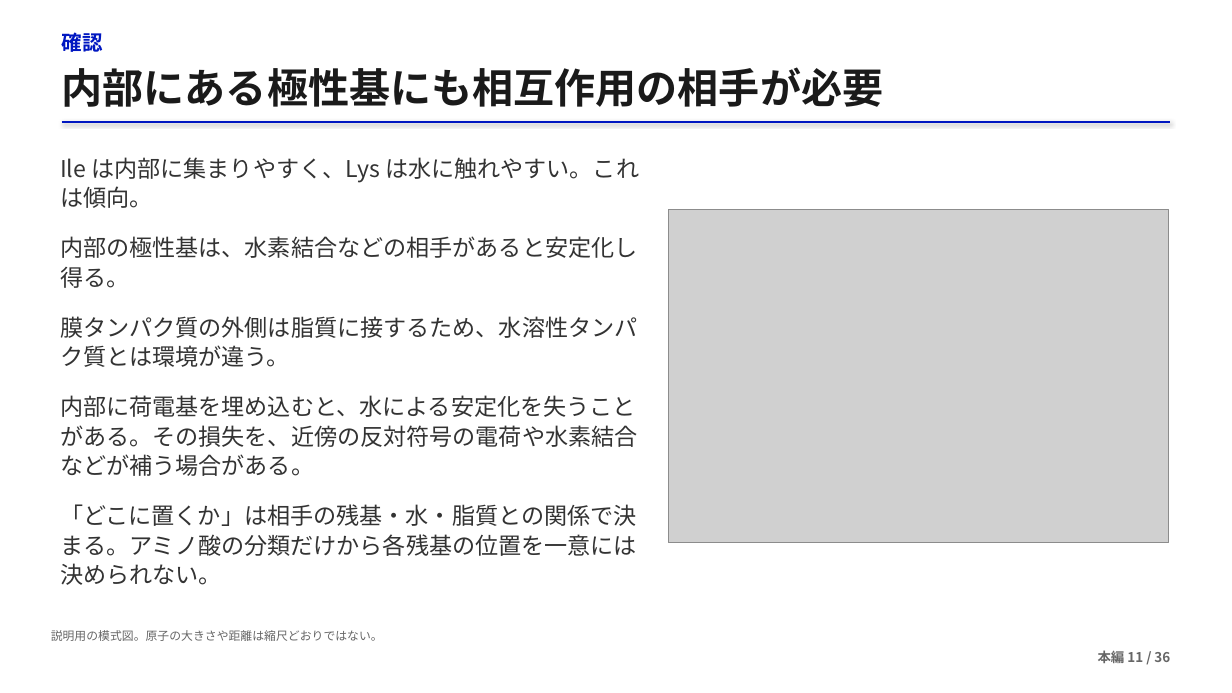
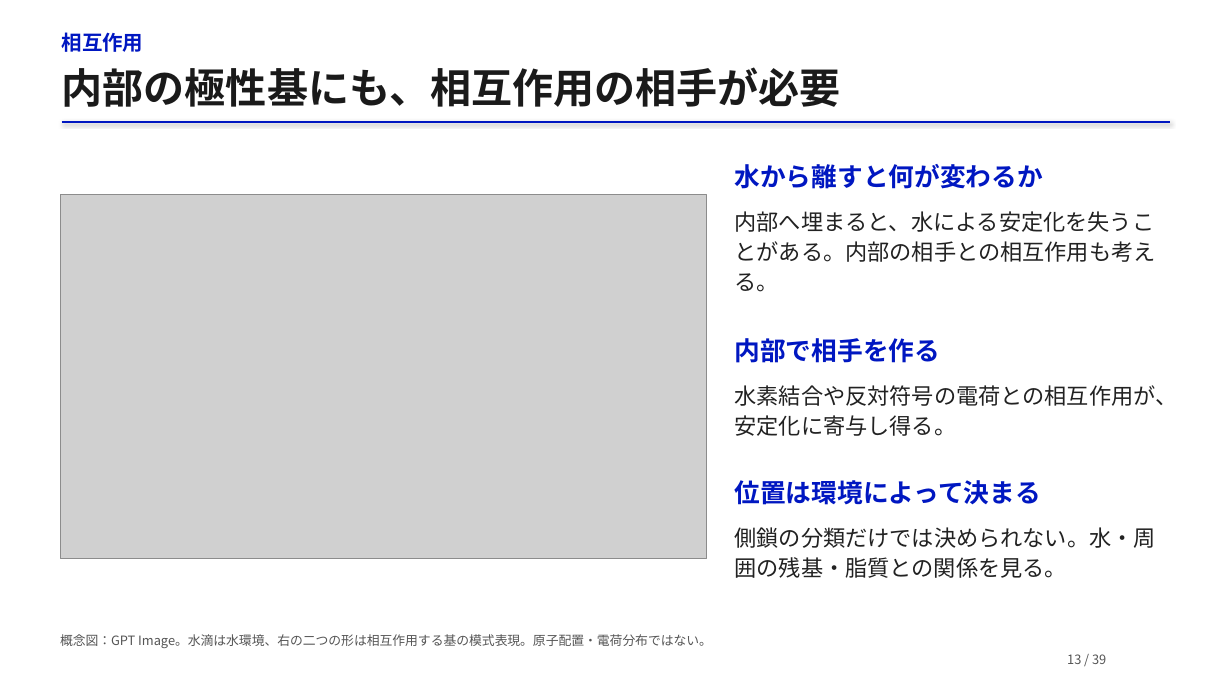
Before and after one commit to matsunagalab/lecture_bioinfo, a slide deck: slide 13 of 03_タンパク質構造の基礎/03_タンパク質構造の基礎.pptx (slide 11 before the commit). Drawn at 1232x693 pixels with LibreOffice and Linux fonts; fonts in the diff are those of the drawing; grey boxes stand for pictures. Boxes give left, top, right and bottom in pixels: in the first picture for what was removed or moved away, otherwise in the second. Text is boxed around its words. In the diff, an @@ line names an element or a change of style, - is before the commit and + after.

```diff
--- a/03_タンパク質構造の基礎/03_タンパク質構造の基礎.pptx
+++ b/03_タンパク質構造の基礎/03_タンパク質構造の基礎.pptx
@@ text at (62, 32, 144, 52): text changed @@
-確認
+相互作用
@@ text at (62, 67, 841, 107): text changed @@
-内部にある極性基にも相互作用の相手が必要
+内部の極性基にも、相互作用の相手が必要
@@ text removed at (60, 157, 639, 208) @@
-Ile は内部に集まりやすく、Lys は水に触れやすい。これは傾向。
@@ text at (735, 164, 1043, 189): text changed; size 18 to 20 pt; text colour #333333 to #0017C1; bold on @@
-内部の極性基は、水素結合などの相手があると安定化し得る。
+水から離すと何が変わるか
@@ picture added at (60, 195, 707, 559) @@
@@ picture removed at (668, 209, 1169, 543) @@
@@ text at (735, 211, 1156, 292): text changed; size 18 to 17.3 pt; text colour #333333 to #222222 @@
-膜タンパク質の外側は脂質に接するため、水溶性タンパク質とは環境が違う。
+内部へ埋まると、水による安定化を失うことがある。内部の相手との相互作用も考える。
@@ text at (735, 338, 941, 363): text changed; size 18 to 20 pt; text colour #333333 to #0017C1; bold on @@
-内部に荷電基を埋め込むと、水による安定化を失うことがある。その損失を、近傍の反対符号の電荷や水素結合などが補う場合がある。
+内部で相手を作る
@@ text at (735, 385, 1178, 436): text changed; size 18 to 17.3 pt; text colour #333333 to #222222 @@
-「どこに置くか」は相手の残基・水・脂質との関係で決まる。アミノ酸の分類だけから各残基の位置を一意には決められない。
+水素結合や反対符号の電荷との相互作用が、安定化に寄与し得る。
@@ text added at (735, 480, 1041, 505), 20 pt, text #0017C1, bold @@
+位置は環境によって決まる
@@ text added at (735, 527, 1156, 578), 17.3 pt, text #222222 @@
+側鎖の分類だけでは決められない。水・周囲の残基・脂質との関係を見る。
@@ text at (60, 634, 712, 648): text changed; size 9.2 to 10 pt; text colour #666666 to #555555 @@
-説明用の模式図。原子の大きさや距離は縮尺どおりではない。
+概念図：GPT Image。水滴は水環境、右の二つの形は相互作用する基の模式表現。原子配置・電荷分布ではない。
@@ text added at (1067, 654, 1106, 664), 10 pt, text #555555 @@
+13 / 39
@@ text removed at (1098, 650, 1170, 663) @@
-本編 11 / 36
```
Also in this commit, not shown: 23 other slides changed, 17 slides added, 14 slides removed, 2 other files.
